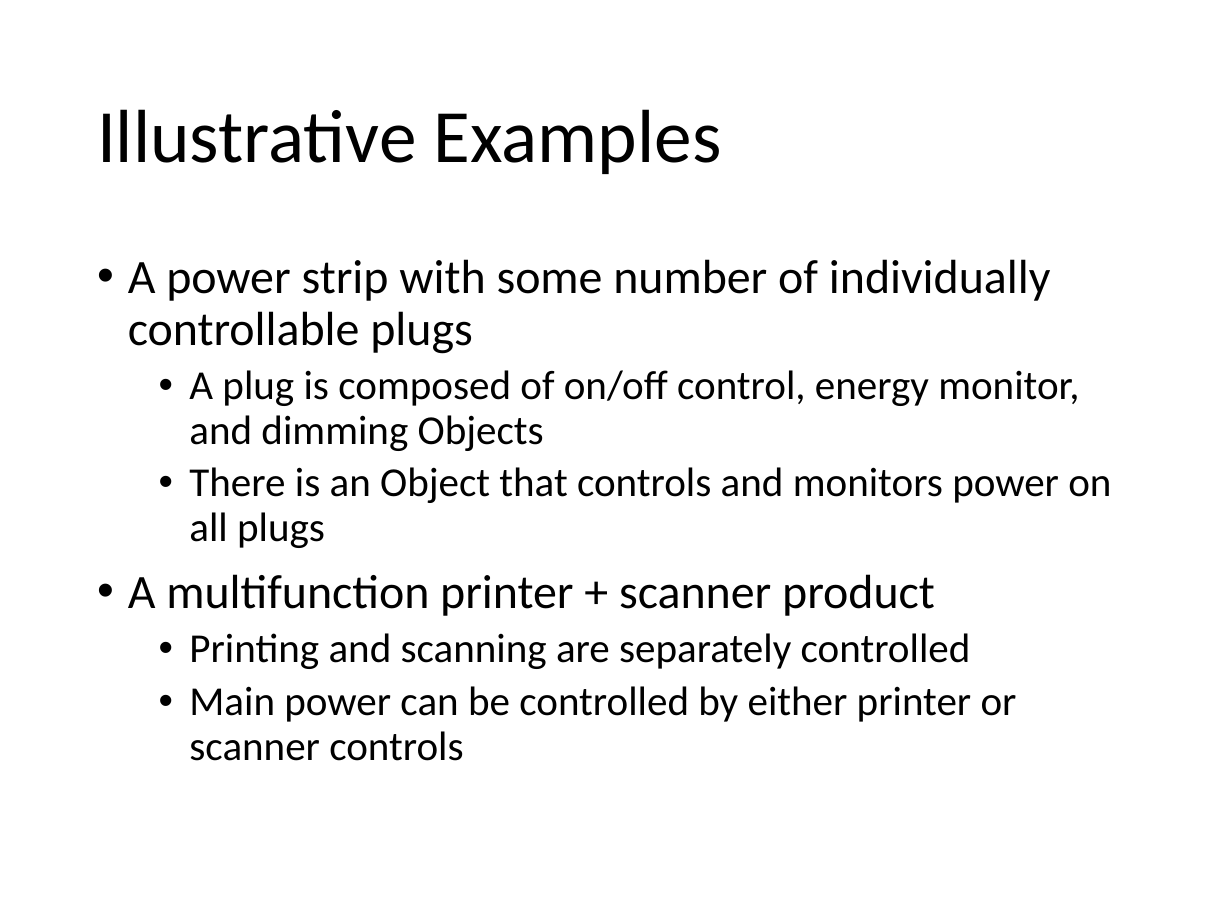
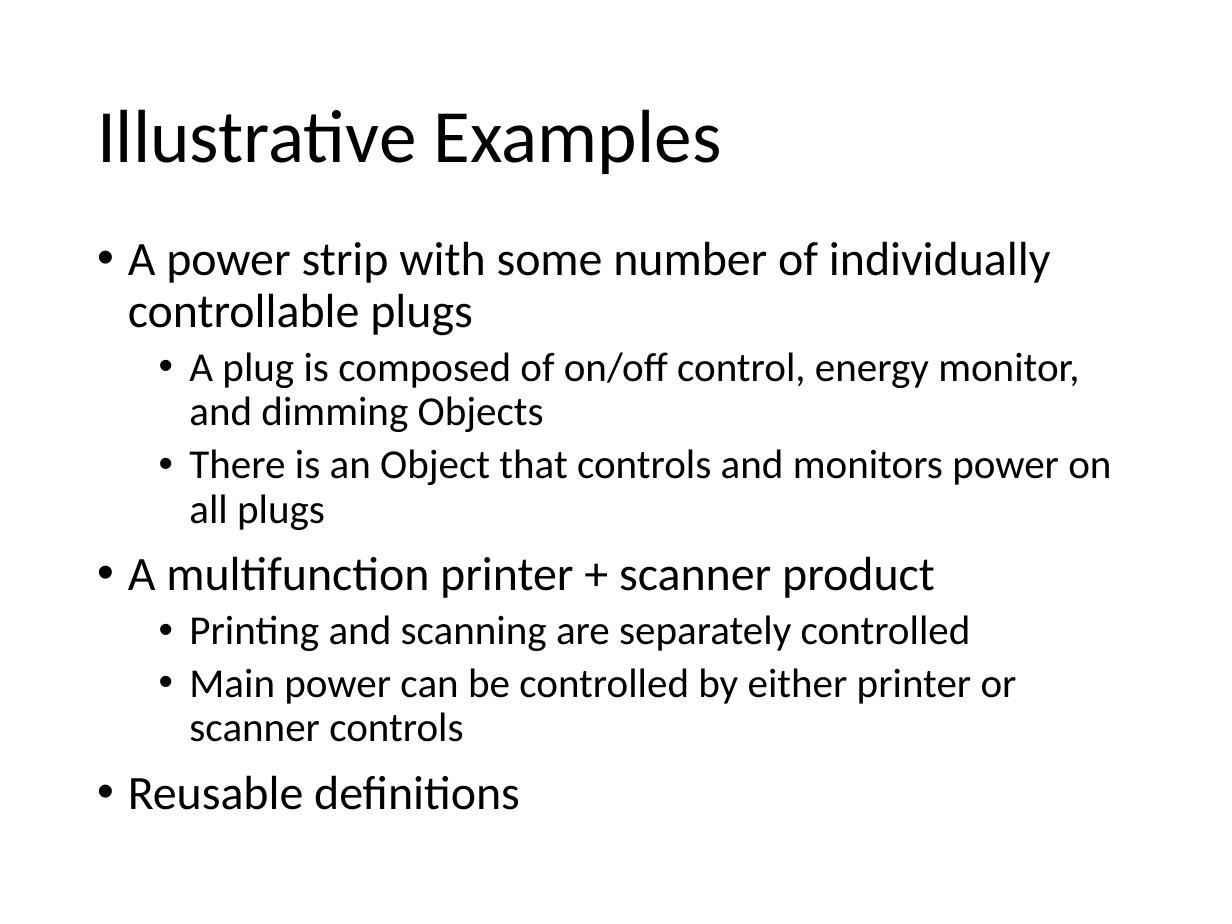
Before and after one commit to mjkoster/ODM-Examples, a slide deck: slide 3 of sdf-extensions.pptx. Drawn at 1232x924 pixels with LibreOffice and Linux fonts; fonts in the diff are those of the drawing. Boxes give left, top, right and bottom in pixels: in the first picture for what was removed or moved away, otherwise in the second. Text is boxed around its words. In the diff, an @@ line names an element or a change of style, - is before the commit and + after.

```diff
--- a/sdf-extensions.pptx
+++ b/sdf-extensions.pptx
@@ text "A power strip with some ...": place and size @@
-text "A power strip with some ..." at [128,259,1111,761]
+text "A power strip with some ..." at [128,241,1111,810]
@@ text at [128,775,520,810]: paragraph added @@
+• Reusable definitions
```
Also in this commit, not shown: 4 other slides changed, 2 slides added.
